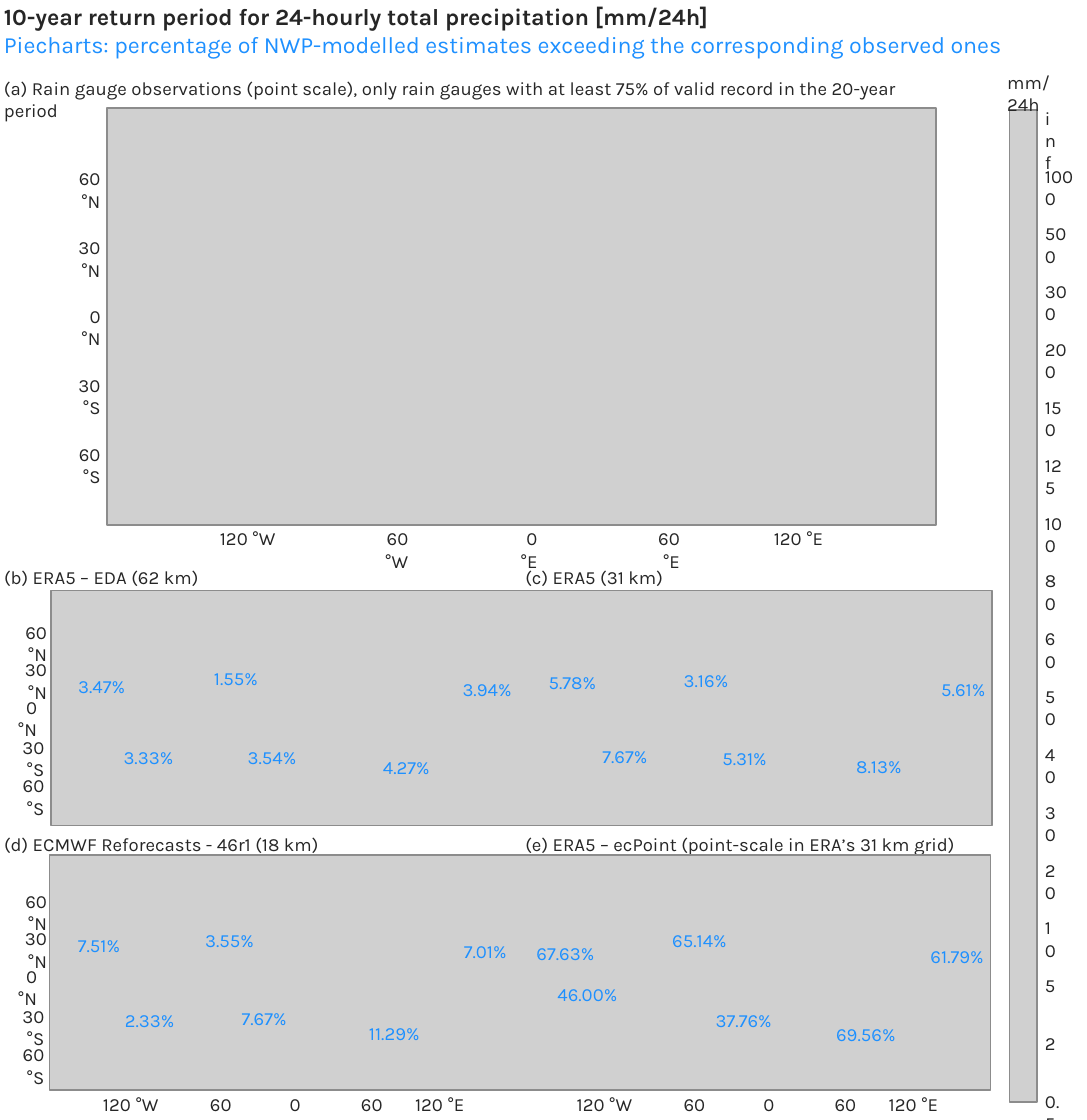
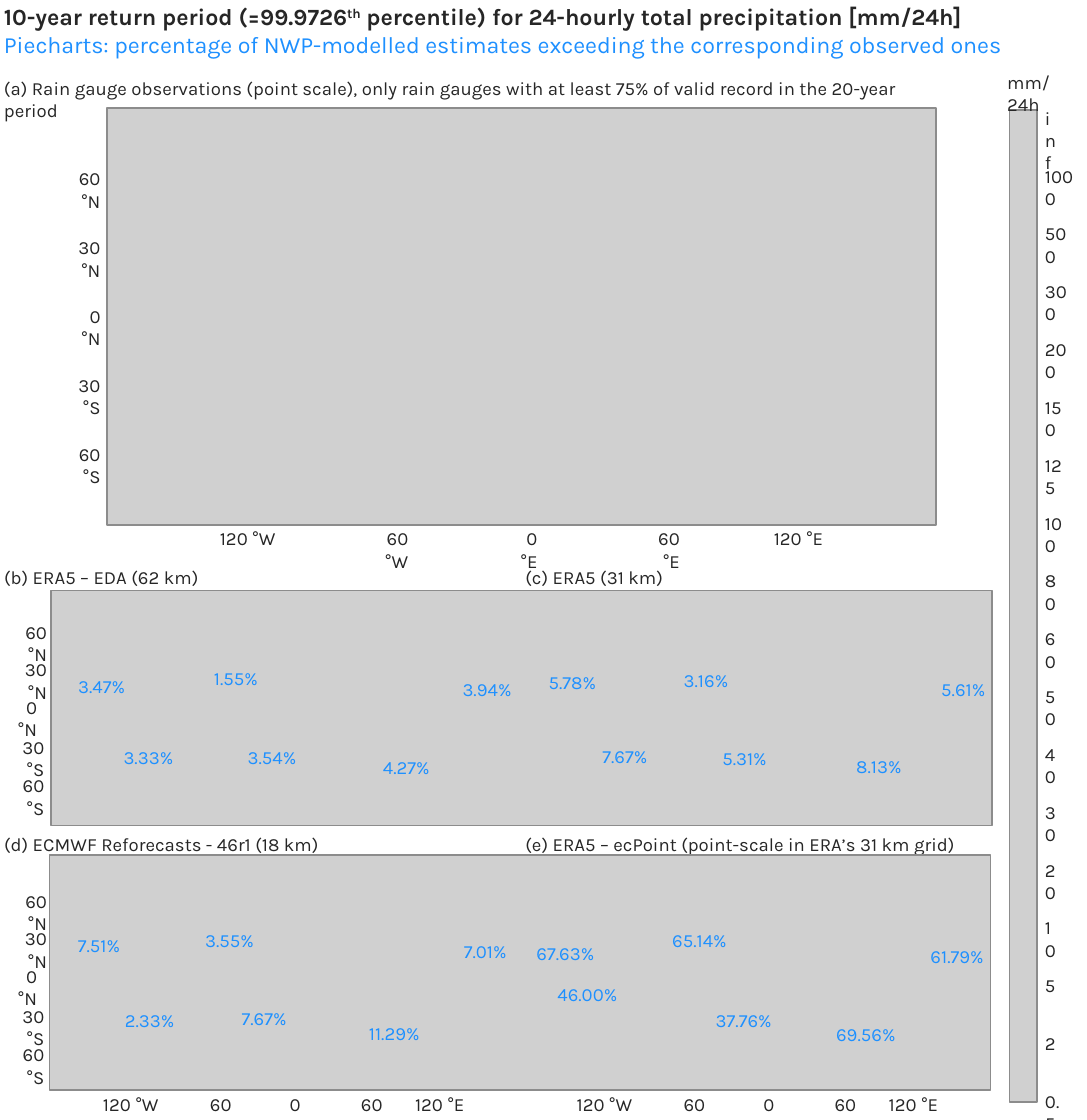
Before and after one commit to FatimaPillosu/BAMS---Verif_ClimateNWP_4_Points, a slide deck: slide 1 of Figures/09_OBS_NWP_Rainfall_10RP.pptx. Drawn at 1087x1120 pixels with LibreOffice and Linux fonts; fonts in the diff are those of the drawing; grey boxes stand for pictures. Boxes give left, top, right and bottom in pixels: in the first picture for what was removed or moved away, otherwise in the second. Text is boxed around its words. In the diff, an @@ line names an element or a change of style, - is before the commit and + after.

Commit message:
Added the corresponding percentile in the title

```diff
--- a/Figures/09_OBS_NWP_Rainfall_10RP.pptx
+++ b/Figures/09_OBS_NWP_Rainfall_10RP.pptx
@@ text at (4, 6, 961, 31): text changed @@
-10-year return period for 24-hourly total precipitation [mm/24h]
+10-year return period (=99.9726th percentile) for 24-hourly total precipitation [mm/24h]
```
Also in this commit, not shown: 1 other file.
